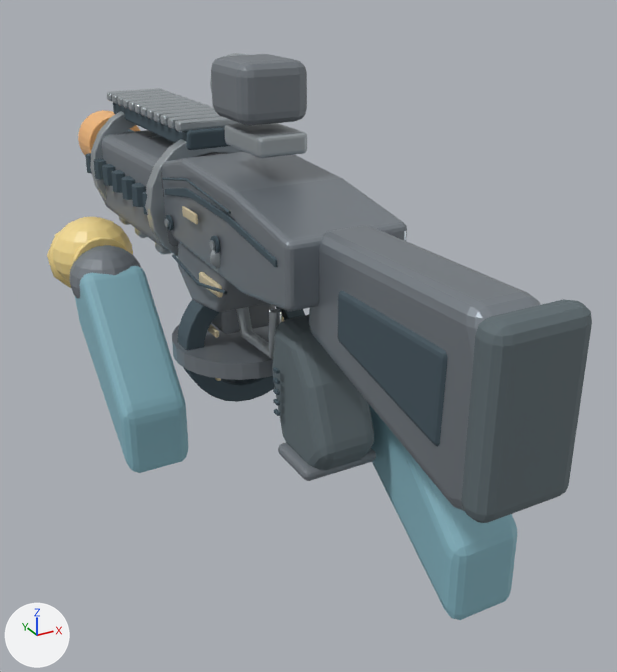
An edit to the glTF model client/public/assets/weapons/atlas.glb, drawn before and after from the same camera.
The view is the same before and after, from a camera (50 mm lens) standing at (-0.771, -1.405, 0.537) and looking at (0.124, 0.221, -0.276). Arrows for +X, +Y and +Z are at lower left; the lights stay in place. The picture after the commit comes second. Where no turn or scale is listed for an object, it has been applied to the vertices. Vertices at exactly the same position are counted once.

Names of what the first picture shows: 'BATCH_BRUSHED_ALLOY_03', 'BATCH_CERAMIC_POLYMER_01', 'BATCH_MACHINED_GRAPHITE_02', 'BATCH_RUBBER_04', 'BATCH_SHADOW_GROOVES_05', 'BATCH_TEAM_UNIFORM_SLEEVE_10', 'BATCH_YELLOW_MINIFIG_HAND_09', 'Mandatory orange 6mm tip' and 1 more.
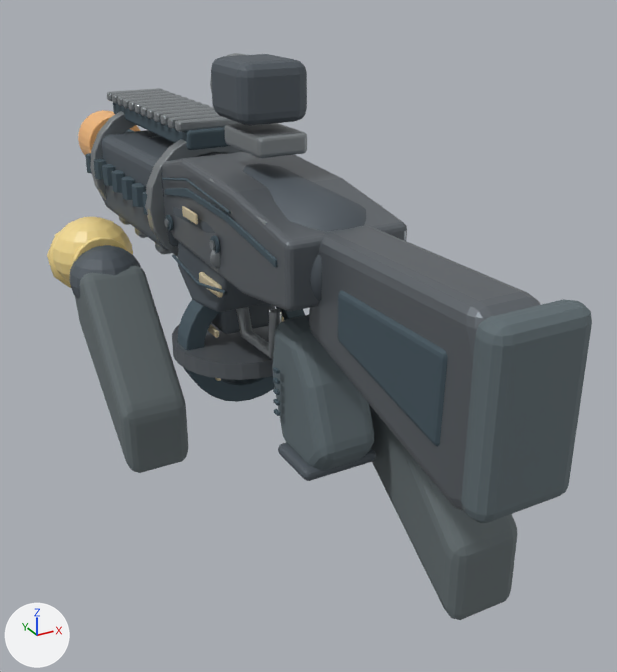
The change, as a list of edits to the scene's bpy script:
```text
Change mat_machined_graphite_02:
    mat_machined_graphite_02.base_color: (0.282, 0.318, 0.353) -> (0.161, 0.18, 0.2)  # grey #9199a0 -> grey #70767c
Change mat_ceramic_polymer_01:
    mat_ceramic_polymer_01.base_color: (0.188, 0.212, 0.235) -> (0.0902, 0.11, 0.129)  # grey #787f85 -> dark grey #555d65
Change mat_brushed_alloy_03:
    mat_brushed_alloy_03.base_color: (0.471, 0.518, 0.545) -> (0.318, 0.345, 0.361)  # light grey #b7bfc3 -> grey #999fa2
Change mat_team_uniform_sleeve_10:
    mat_team_uniform_sleeve_10.base_color: (0.239, 0.463, 0.541) -> (0.125, 0.153, 0.161)  # cyan #86b5c2 -> grey #636d70
Change me_tapered_lower_body_with_forward_mag_well_003:
    used by ob_batch_ceramic_polymer_01; location = (0.0, 0.0, 0.0)
    remove me_tapered_lower_body_with_forward_mag_well_003.from_pydata(...)  # 844 vertices, 1660 faces; spans x -0.298..0.278, y -0.155..1.02, z -0.411..0.36
    add me_tapered_lower_body_with_forward_mag_well_003.from_pydata(...)  # 974 vertices, 1916 faces; spans x -0.298..0.278, y -0.17..1.02, z -0.411..0.36
    me_tapered_lower_body_with_forward_mag_well_003 part 1: a new loose piece of 130 vertices spanning x -0.128..0.128, y -0.17..0.51, z -0.088..0.146, in mat_ceramic_polymer_01 (dark grey #555d65)
Change me_sphere_020:
    used by ob_batch_brushed_alloy_03; location = (-0.118, 0.15, -0.02)
    remove me_sphere_020.from_pydata(...)  # 3612 vertices, 7112 faces; spans x -0.044..0.28, y -0.11..1.13, z -0.219..0.38
    add me_sphere_020.from_pydata(...)  # 3660 vertices, 7176 faces; spans x -0.044..0.28, y -0.221..1.13, z -0.219..0.38
    me_sphere_020 part 2: a new loose piece of 24 vertices spanning x -0.007..0.003, y -0.221..0.271, z 0.118..0.157, in mat_brushed_alloy_03 (grey #999fa2)
    other edits to the shape of me_sphere_020 do not show in these pictures
```

Changed parts and their boxes [x1, y1, x2, y2] in the pictures (617 x 672 px):
'BATCH_MACHINED_GRAPHITE_02', recoloured: [162, 152, 541, 511] in both
'BATCH_TEAM_UNIFORM_SLEEVE_10', recoloured (cyan to grey): [75, 266, 517, 620] in both
'BATCH_CERAMIC_POLYMER_01', recoloured: [69, 54, 376, 481] in both
'BATCH_BRUSHED_ALLOY_03', recoloured: [90, 53, 307, 359] in both
part 1 of me_tapered_lower_body_with_forward_mag_well_003, added: after [173, 163, 366, 301]
part 2 of me_sphere_020, added: after [209, 179, 267, 225]
